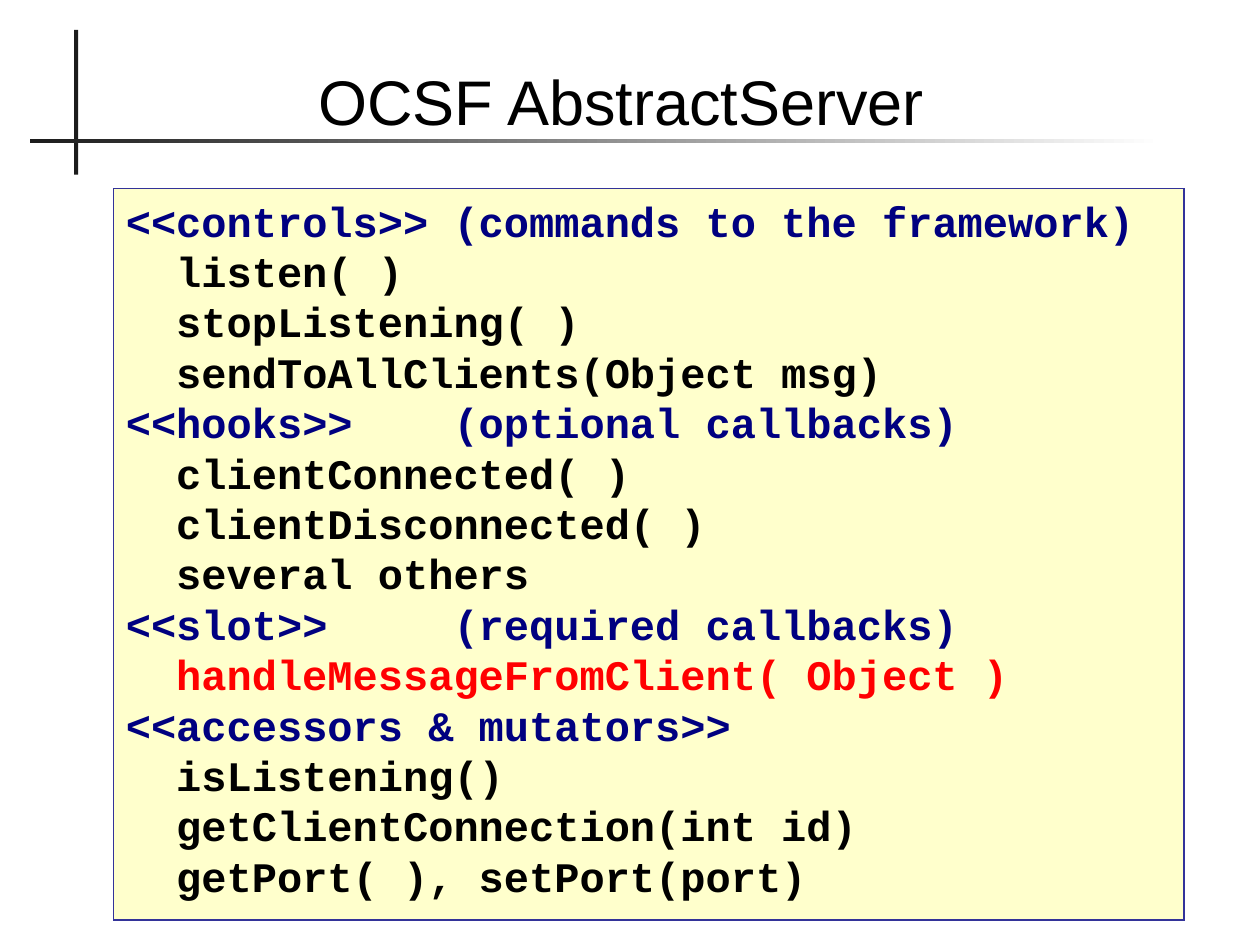
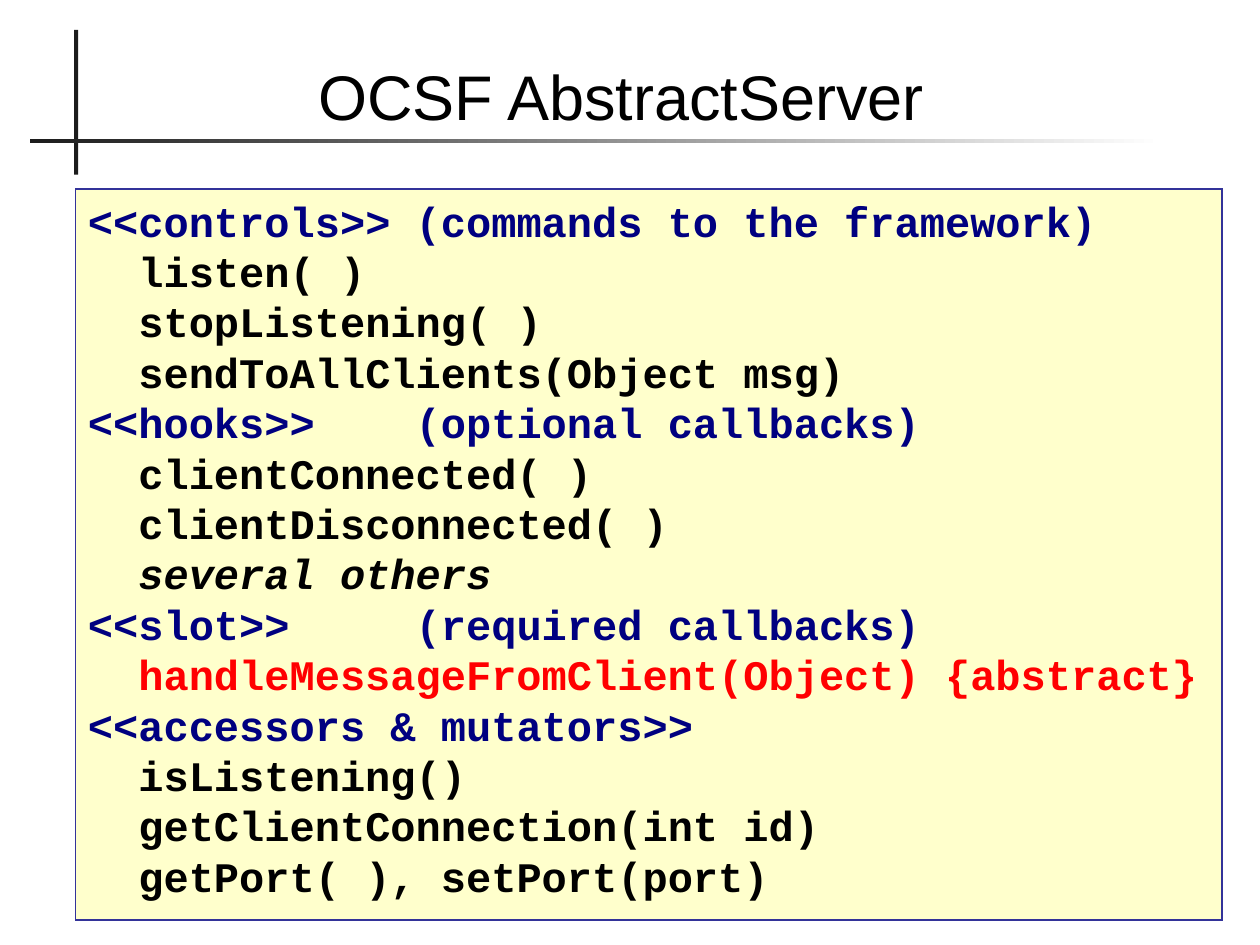
Before and after one commit to skeoop/skeoop.github.io, a slide deck: slide 11 of frameworks/Frameworks.pptx (slide 10 before the commit). Drawn at 1260x945 pixels with LibreOffice and Linux fonts; fonts in the diff are those of the drawing. Boxes give left, top, right and bottom in pixels: in the first picture for what was removed or moved away, otherwise in the second. Text is boxed around its words. In the diff, an @@ line names an element or a change of style, - is before the commit and + after.

```diff
--- a/frameworks/Frameworks.pptx
+++ b/frameworks/Frameworks.pptx
@@ text "OCSF AbstractServer" moved from (x1=319, y1=79, x2=923, y2=126) to (x1=318, y1=74, x2=923, y2=121) @@
@@ rectangle "<<controls>> (commands to the framework)" resized from (x1=113, y1=189, x2=1184, y2=920) to (x1=76, y1=189, x2=1222, y2=920) @@
@@ text in rectangle at (x1=138, y1=559, x2=491, y2=590): italic on in "several others" @@
@@ text in rectangle at (x1=138, y1=660, x2=1197, y2=699): text changed @@
-handleMessageFromClient( Object )
+handleMessageFromClient(Object) {abstract}
```
Also in this commit, not shown: 6 other slides changed, 2 slides added, 5 other files.
